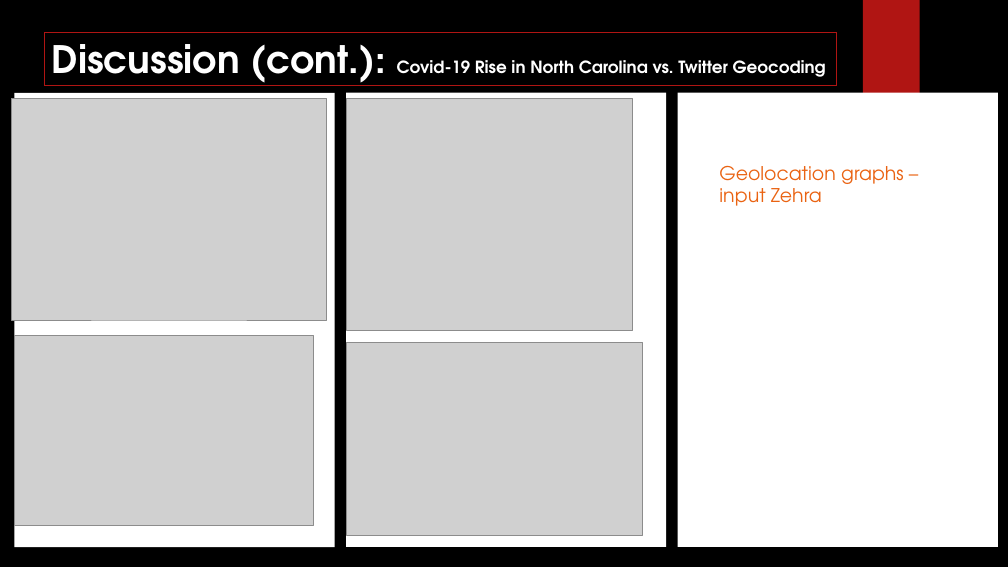
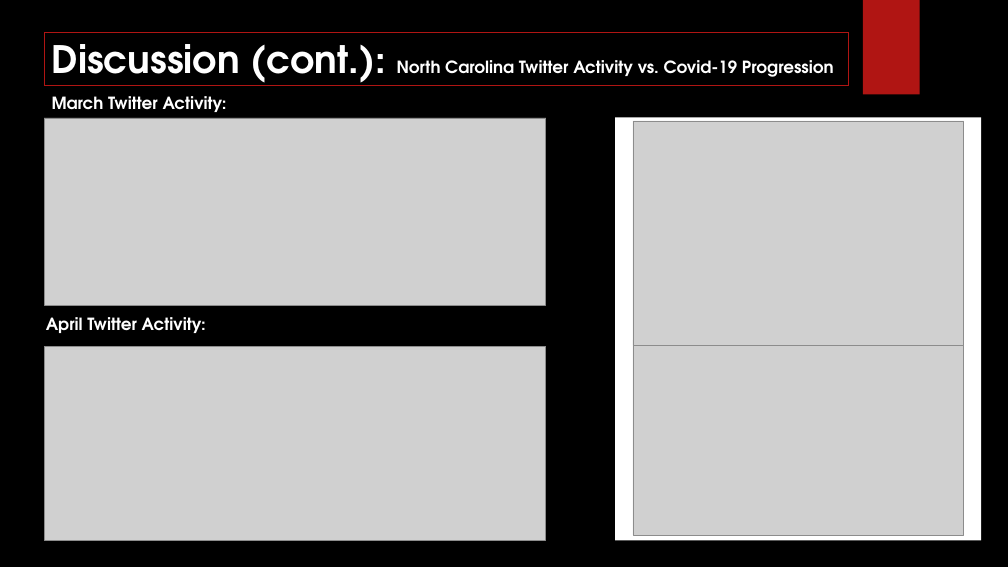
Before and after one commit to znurtokatli/COVID19TweetsDataAnalyzer, a slide deck: slide 10 of Cleaning/Data Analytics ProjectPres_LP_review.pptx (slide 11 before the commit). Drawn at 1008x567 pixels with LibreOffice and Linux fonts; fonts in the diff are those of the drawing; grey boxes stand for pictures; background and template pictures are left out. Boxes give left, top, right and bottom in pixels: in the first picture for what was removed or moved away, otherwise in the second. Text is boxed around its words. In the diff, an @@ line names an element or a change of style, - is before the commit and + after.

```diff
--- a/Cleaning/Data Analytics ProjectPres_LP_review.pptx
+++ b/Cleaning/Data Analytics ProjectPres_LP_review.pptx
@@ rectangle "Discussion (cont.): North Carolina Twitter ...": place and size @@
-rectangle "Discussion (cont.): North Carolina Twitter ..." at (44,32,837,85)
+rectangle "Discussion (cont.): North Carolina Twitter ..." at (44,32,848,85)
@@ text in rectangle at (52,32,834,86): text changed @@
-Discussion (cont.): Covid-19 Rise in North Carolina vs. Twitter Geocoding
+Discussion (cont.): North Carolina Twitter Activity vs. Covid-19 Progression
@@ picture added at (44,118,546,306) @@
@@ text added at (52,96,227,112), 16 pt, text #FFFFFF, bold @@
+March Twitter Activity:
@@ rectangle removed at (346,93,666,547) @@
@@ picture removed at (346,98,633,330) @@
@@ rectangle: place and size @@
-rectangle at (14,93,334,547)
+rectangle at (616,117,982,540)
@@ rectangle removed at (678,93,997,547) @@
@@ picture: place and size @@
-picture at (12,98,327,320)
+picture at (633,121,964,346)
@@ text removed at (719,165,904,206) @@
-Geolocation graphs – input Zehra
@@ text added at (46,317,206,333), 16 pt, text #FFFFFF, bold @@
+April Twitter Activity:
@@ picture added at (44,346,546,541) @@
@@ picture removed at (346,343,643,535) @@
@@ picture: place and size @@
-picture at (14,336,313,526)
+picture at (633,340,964,535)
```
Also in this commit, not shown: 8 other slides changed, 2 slides added, 4 slides removed.
